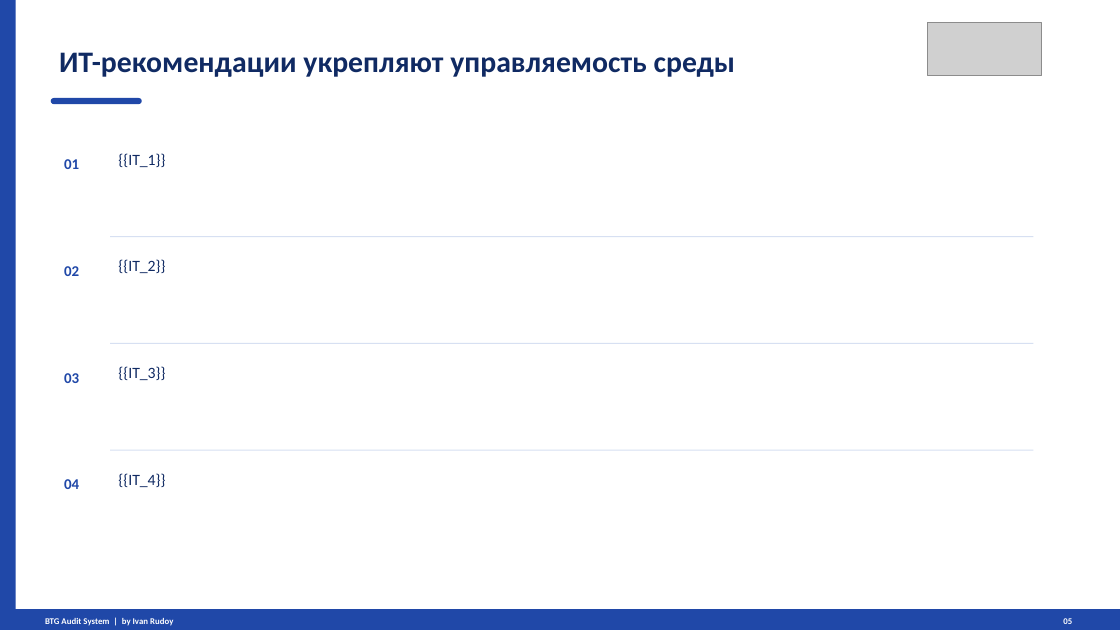
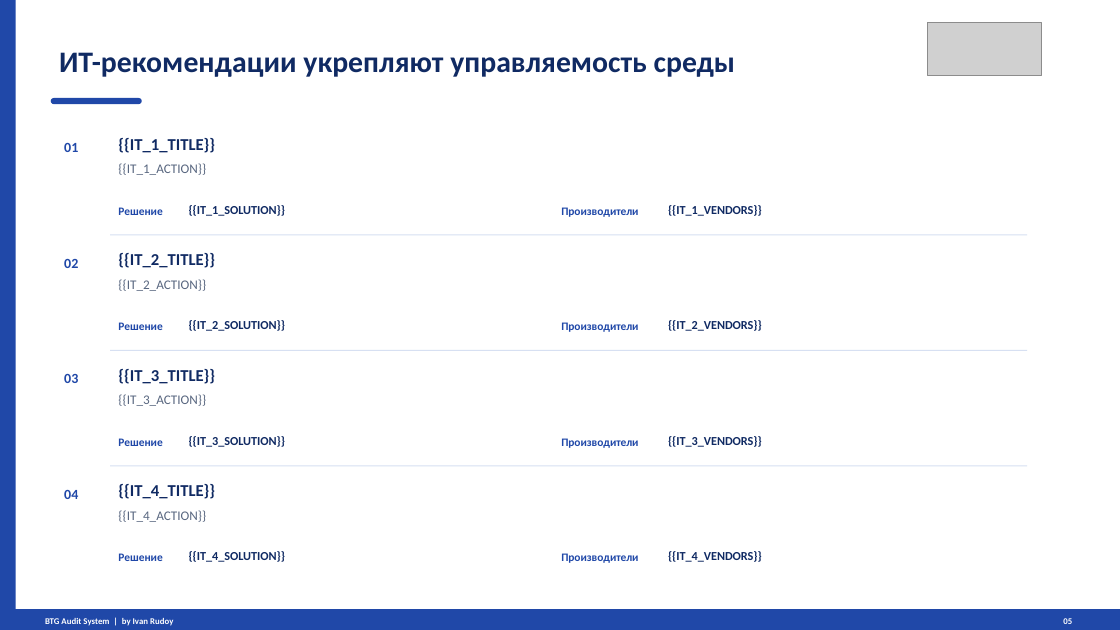
Before and after one commit to irudoy1982/Test, a slide deck: slide 5 of static/audit_presentation_btg.pptx. Drawn at 1120x630 pixels with LibreOffice and Linux fonts; fonts in the diff are those of the drawing; grey boxes stand for pictures. Boxes give left, top, right and bottom in pixels: in the first picture for what was removed or moved away, otherwise in the second. Text is boxed around its words. In the diff, an @@ line names an element or a change of style, - is before the commit and + after.

```diff
--- a/static/audit_presentation_btg.pptx
+++ b/static/audit_presentation_btg.pptx
@@ text "01": place and size @@
-text "01" at box(64, 159, 79, 169)
+text "01" at box(64, 143, 78, 152)
@@ text at box(118, 138, 215, 153): text changed; size 13.5 to 14.2 pt; bold on @@
-{{IT_1}}
+{{IT_1_TITLE}}
@@ text added at box(118, 163, 206, 175), 11.2 pt, text #596780 @@
+{{IT_1_ACTION}}
@@ text added at box(118, 207, 162, 215), 9.8 pt, text #2048A8, bold @@
+Решение
@@ text added at box(189, 205, 286, 216), 10.5 pt, text #102A63, bold @@
+{{IT_1_SOLUTION}}
@@ text added at box(561, 207, 638, 217), 9.8 pt, text #2048A8, bold @@
+Производители
@@ text added at box(668, 205, 762, 216), 10.5 pt, text #102A63, bold @@
+{{IT_1_VENDORS}}
@@ rectangle: place and size @@
-rectangle at box(110, 236, 1033, 237)
+rectangle at box(110, 234, 1028, 235)
@@ text "02": place and size @@
-text "02" at box(64, 266, 79, 276)
+text "02" at box(64, 259, 78, 268)
@@ text added at box(118, 253, 215, 268), 14.2 pt, text #102A63, bold @@
+{{IT_2_TITLE}}
@@ text at box(118, 279, 206, 291): text changed; size 13.5 to 11.2 pt; text colour #102A63 to #596780 @@
-{{IT_2}}
+{{IT_2_ACTION}}
@@ text added at box(118, 322, 162, 330), 9.8 pt, text #2048A8, bold @@
+Решение
@@ text added at box(189, 320, 286, 331), 10.5 pt, text #102A63, bold @@
+{{IT_2_SOLUTION}}
@@ text added at box(561, 322, 638, 332), 9.8 pt, text #2048A8, bold @@
+Производители
@@ text added at box(668, 320, 762, 331), 10.5 pt, text #102A63, bold @@
+{{IT_2_VENDORS}}
@@ rectangle: place and size @@
-rectangle at box(110, 343, 1033, 344)
+rectangle at box(110, 350, 1028, 351)
@@ text added at box(118, 369, 215, 384), 14.2 pt, text #102A63, bold @@
+{{IT_3_TITLE}}
@@ text at box(118, 394, 206, 406): text changed; size 13.5 to 11.2 pt; text colour #102A63 to #596780 @@
-{{IT_3}}
+{{IT_3_ACTION}}
@@ text added at box(118, 438, 162, 446), 9.8 pt, text #2048A8, bold @@
+Решение
@@ text added at box(189, 436, 286, 447), 10.5 pt, text #102A63, bold @@
+{{IT_3_SOLUTION}}
@@ text added at box(561, 438, 638, 448), 9.8 pt, text #2048A8, bold @@
+Производители
@@ text added at box(668, 436, 762, 447), 10.5 pt, text #102A63, bold @@
+{{IT_3_VENDORS}}
@@ rectangle: place and size @@
-rectangle at box(110, 450, 1033, 450)
+rectangle at box(110, 465, 1028, 466)
@@ size 12.8 to 12 pt in 3 elements at box(64, 143, 78, 152), box(64, 259, 78, 268), box(64, 490, 78, 499) @@
@@ text "04": place and size @@
-text "04" at box(64, 479, 79, 489)
+text "04" at box(64, 490, 78, 499)
@@ text added at box(118, 484, 215, 499), 14.2 pt, text #102A63, bold @@
+{{IT_4_TITLE}}
@@ text at box(118, 510, 206, 522): text changed; size 13.5 to 11.2 pt; text colour #102A63 to #596780 @@
-{{IT_4}}
+{{IT_4_ACTION}}
@@ text added at box(118, 553, 162, 561), 9.8 pt, text #2048A8, bold @@
+Решение
@@ text added at box(189, 551, 286, 562), 10.5 pt, text #102A63, bold @@
+{{IT_4_SOLUTION}}
@@ text added at box(561, 553, 638, 563), 9.8 pt, text #2048A8, bold @@
+Производители
@@ text added at box(668, 551, 762, 562), 10.5 pt, text #102A63, bold @@
+{{IT_4_VENDORS}}
```
Also in this commit, not shown: 3 other slides changed, 9 other files.
